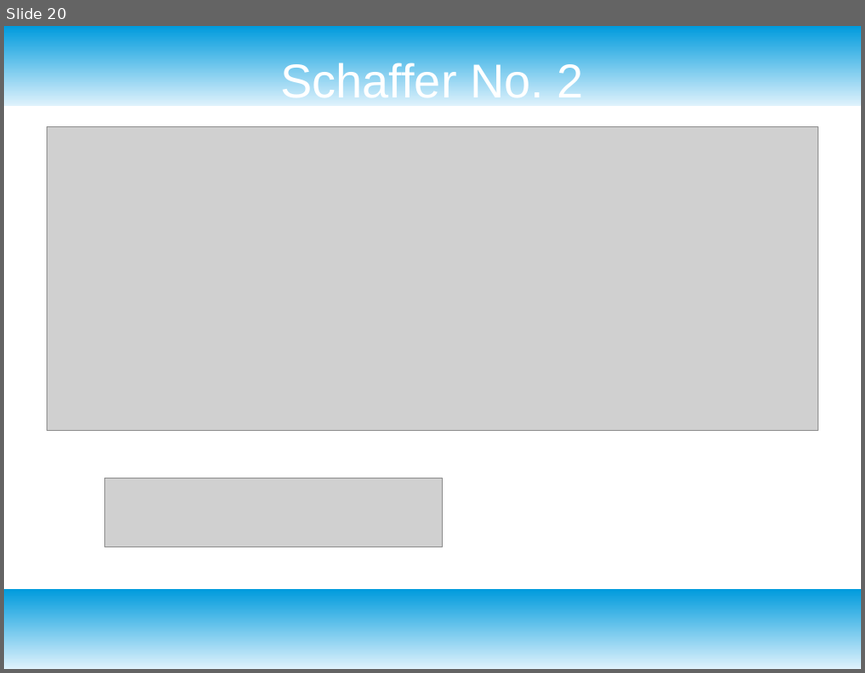
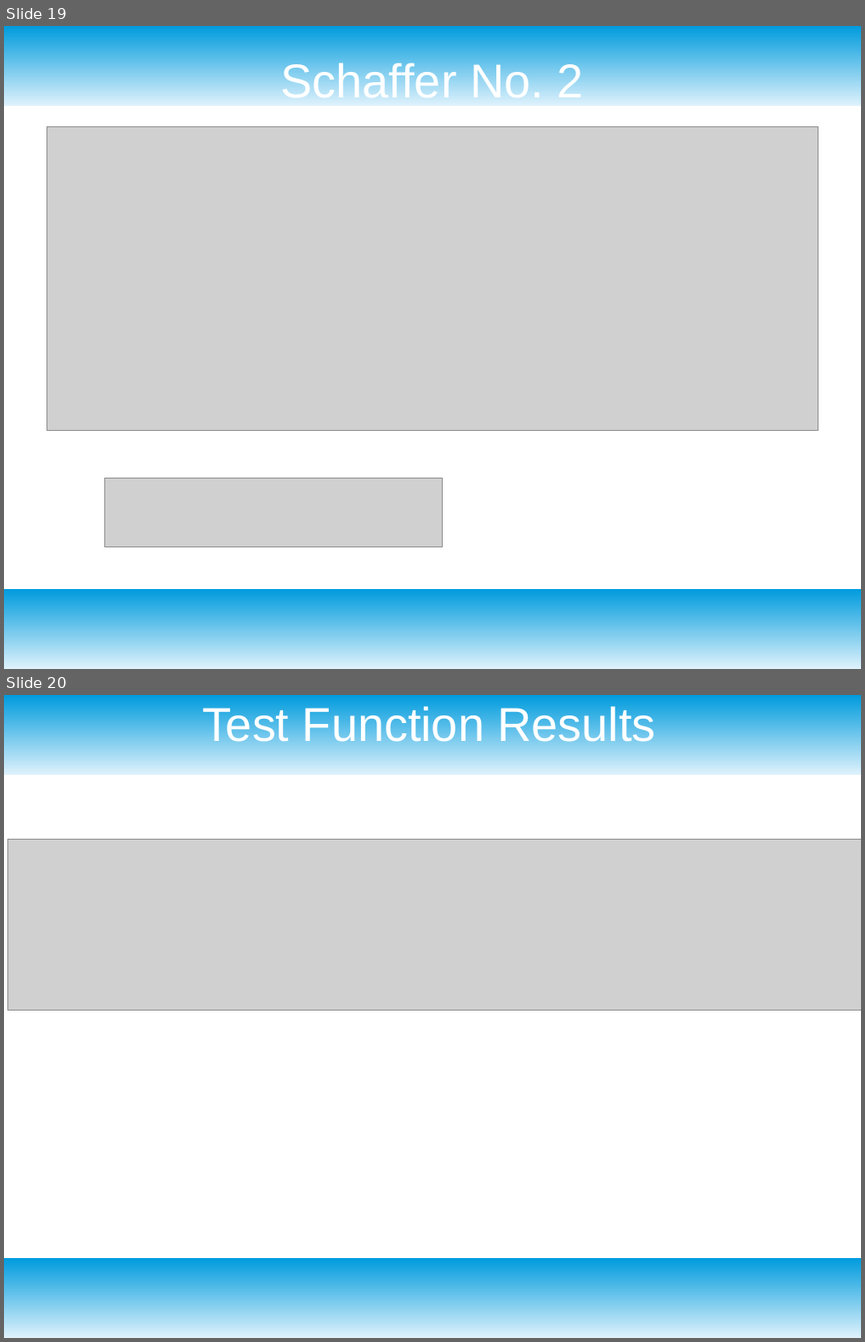
Before and after one commit to dataronio/ThinkfulCapstone, a slide deck: CapstoneDeck.odp. Shown one above the other, each under a label of ours: slide 20 before the commit, slides 19 and 20 after it. The pictures are 865x673 and 865x1342 pixels, drawn with LibreOffice and Linux fonts; fonts in the diff are those of the drawing; grey boxes stand for pictures. Boxes give left, top, right and bottom in pixels: in the first picture for what was removed or moved away, otherwise in the second. Text is boxed around its words. In the diff, an @@ line names an element or a change of style, - is before the commit and + after.

```diff
--- a/CapstoneDeck.odp
+++ b/CapstoneDeck.odp
@@ slide 20 added at <box>4,695,861,1338</box>, background #FFFFFF; not listed: 2 template elements that a slide beside it also shows @@
@@ title added at <box>202,703,656,749</box>, 44 pt, text #FFFFFF @@
+Test Function Results
@@ picture added at <box>8,839,861,1009</box> @@
@@ what was slide 20 is now slide 19 @@
```
Also in this commit, not shown: 1 slide changed, 5 other slides added, 3 slides removed, 1 other file.
